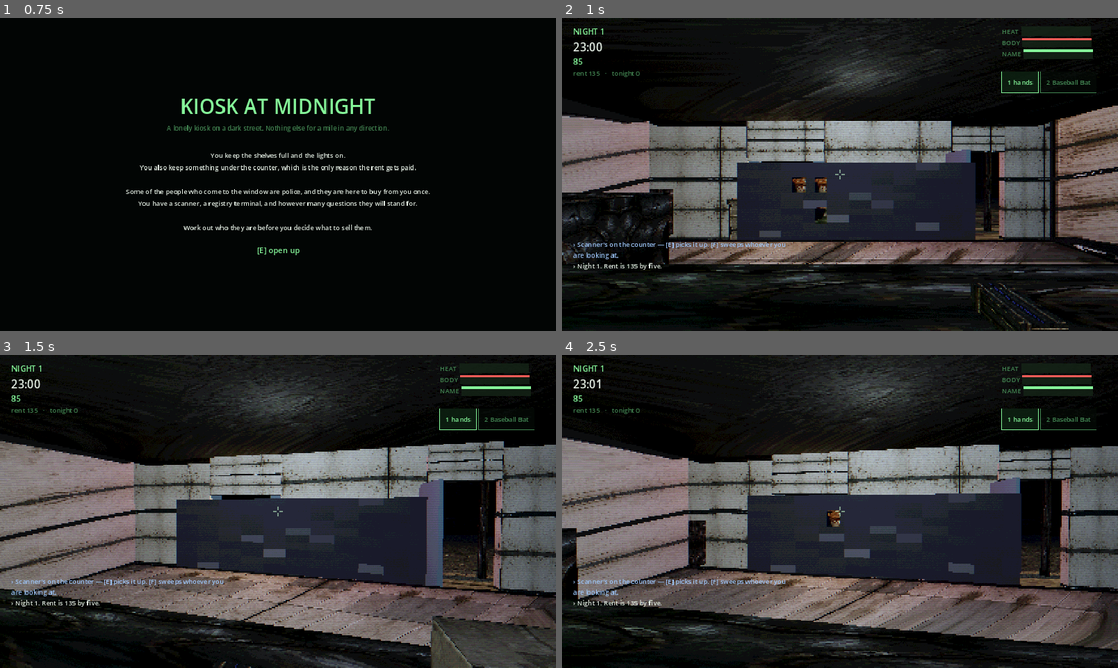
Above: before the commit, frames 1-4 (two rows, left to right).
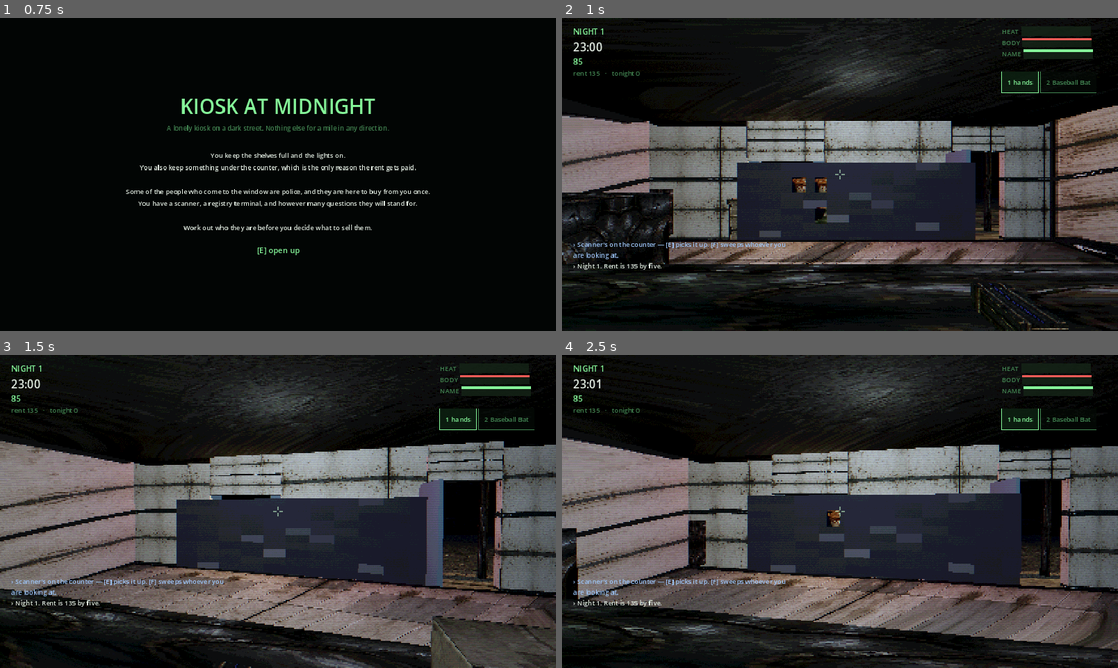
Above: after the commit, the same moments.

Repository: deeal87/Steam-game1
Game: Godot game, scene res://scenes/Boot.tscn
The game is run twice, just before and just after one commit, with the same random seed, the same clock (stepped at 60 frames per second) and the same inputs.
Inputs (mouse positions are in pixels of both pictures, inside the frame that each line leads up to):
- Up to frame 1 (0.75 s): tap Enter at 0.5 s; move the mouse to (400, 158) at 0.52 s; hold D (move_right) from 0.53 s (still down); right-click (400, 158) at 0.6 s; click (400, 158) at 0.67 s
- Up to frame 2 (1 s): keep holding D (move_right); tap Space (jump) at 0.77 s
- Up to frame 3 (1.5 s): tap Space (jump) at 1.07 s; move the mouse to (250, 511) at 1.27 s; release D (move_right) at 1.28 s; hold W (move_forward) from 1.28 s (still down); tap Ctrl (crouch) at 1.35 s
- Up to frame 4 (2.5 s): keep holding W (move_forward); tap Space (jump) at 1.52, 1.82 s; move the mouse to (851, 505) at 2.02 s; press the mouse at (851, 505) at 2.03 s

Frame 1 is identical in both runs. In frame 2, 0.4% of the frame differs, in the area x 4-100%, y 50-89%; in frame 3, 0.4%; in frame 4, 0.4%.

Commit message:
Find the disappearing geometry, and get the police moving
The vanishing surfaces are the light budget, measured rather than guessed at
this time. tools/LightAudit.tscn walks head height across the shop, the
stockroom and the street and counts how many lights can reach each point:
twenty-six omni lights in the world, and nine of them reach one point in the
shop and another on the street. GL Compatibility hands each object eight and
silently drops the rest — and it re-picks that set every frame from the
camera, so which light gets dropped changes as you walk. Under vertex
lighting an object that loses its lights renders black, and black against a
black room is indistinguishable from not being drawn.

That is "things disappear depending how I run at them", "the front vanishes
from other angles", and very likely the dark frames at large windows that
have been in the README as unresolved since the rendering pass.

The budget is twelve now. Not thirty-two — that failed to compile on the
software driver used for verification here and turned every frame black,
which is in the history as a warning. Twelve clears the measured worst case
with room, and renders correctly: mean 46.3 against a normal 45.

The police stand still because the code told them to. A unit that lost
contact walked to the last place it knew about and then idled on that spot
indefinitely, and a cover man never moved at all — his job was the angle he
was holding, with no clause for the man never appearing. Nobody holds a
doorway for half a minute in a four-metre room. A cover man now gives it
seven seconds and joins the search, and a search that turns up nothing picks
somewhere else to look rather than standing on the empty spot. The test has
a squad closing from eleven metres to six instead of not moving.

The test I wrote for that failed to run and the suite called it a pass. It
died on a nonexistent method, which aborts the function on the spot without
raising anything, so no check ran and nothing counted. Third time this class
has bitten this project — the alt-tab checks, the translation coverage, now
this. Tests can register that they reached the end, and the report fails any
that did not.

Verified: smoke, balance and soak clean; all three platforms export.

Co-Authored-By: Claude Opus 5 <noreply@anthropic.com>
Claude-Session: https://claude.ai/code/session_01Y2H3cv3gXyithUA67HDMt6

Diff:
--- a/project.godot
+++ b/project.godot
@@ -61,6 +61,17 @@
 ; every texture in this game is generated at runtime and none is imported.
 textures/vram_compression/import_etc2_astc=true
 anti_aliasing/quality/msaa_3d=0
+; GL Compatibility hands each object a fixed number of the lights near it and
+; silently drops the rest, and it re-picks that set every frame from the camera.
+; Nine lights reach one point in the shop against a default budget of eight, so
+; something in view lost a light whenever you moved — and under vertex lighting
+; an object that loses its lights goes black, which against a black room is
+; indistinguishable from not being drawn.
+;
+; Twelve, not thirty-two. Thirty-two failed to compile on the software driver
+; used for verification here and turned every frame black, so this is set to the
+; smallest value that clears the measured worst case with room to spare.
+limits/opengl/max_lights_per_object=12
 environment/defaults/default_clear_color=Color(0.02, 0.02, 0.03, 1)
 
 [shader_globals]
--- a/scripts/actors/RaidUnit.gd
+++ b/scripts/actors/RaidUnit.gd
@@ -24,6 +24,9 @@
 enum Role { APPROACH, POINT, COVER }
 
 const ADVANCE_SPEED := 2.4
+## How long a cover man will hold his angle with no contact before he gives up
+## on it and joins the search.
+const COVER_PATIENCE := 7.0
 const BREACH_SPEED := 1.9
 ## A cover man does not walk into the room, so he needs to be able to hit across
 ## it. A point man is moving, so he should not.
@@ -44,6 +47,9 @@
 var _walk_phase: float = 0.0
 var _fire_timer: float = 1.4
 var _target: Vector3
+## How long this one has gone without seeing anybody, used to decide when
+## holding an angle has stopped being tactics and started being furniture.
+var _hold: float = 0.0
 var _spawn: Vector3
 var _muzzle: OmniLight3D
 
@@ -175,19 +181,29 @@
 					state = State.ENGAGING
 		State.SEARCHING:
 			if _sees_player():
+				_hold = 0.0
 				state = State.ENGAGING
 			else:
-				# A cover man does not go looking. His job is the angle he is
-				# already holding, and leaving it is how a doorway becomes free.
-				if role == Role.COVER:
+				_hold += delta
+				# A cover man holds his angle rather than going looking — leaving
+				# it is how a doorway becomes free. But he does not hold it
+				# forever. Nobody stands in a four-metre room for half a minute
+				# watching a door while the man they came for is behind the
+				# counter, and from the other side of that counter it reads as
+				# the police having switched off.
+				if role == Role.COVER and _hold < COVER_PATIENCE:
 					_idle(delta)
 					_face_dir(_watch_direction())
 					return
 				var goal := _search_goal()
 				_move_to(goal, BREACH_SPEED, delta)
 				if global_position.distance_to(goal) < 0.8:
-					# Nothing here. Hold and watch the room.
-					_idle(delta)
+					# Nothing here. Pick somewhere else rather than standing on
+					# the spot: an empty search goal used to mean idle forever,
+					# which is the whole of "they just stand there doing
+					# nothing". The room is small, so a few of these and they
+					# will have swept all of it.
+					_last_known = _sweep_point()
 
 	_muzzle.light_energy = maxf(0.0, _muzzle.light_energy - delta * 30.0)
 
@@ -302,6 +318,16 @@
 ## Fresher intel wins. A team where everybody converges on the newest sighting
 ## is a team you have to keep moving to escape, rather than one you can shake by
 ## stepping behind the counter once.
+## Somewhere else in the room worth looking. Deliberately loose — it is a sweep,
+## not a homing missile, and the error is what gives you room to move.
+func _sweep_point() -> Vector3:
+	if _player == null or not is_instance_valid(_player):
+		return _last_known
+	var spread := 2.2
+	return _player.global_position + Vector3(
+		randf_range(-spread, spread), 0.0, randf_range(-spread, spread))
+
+
 func _search_goal() -> Vector3:
 	if _squad != null and is_instance_valid(_squad) and _squad.has_method("shared_intel"):
 		var intel: Dictionary = _squad.shared_intel()
--- a/tests/SmokeTest.gd
+++ b/tests/SmokeTest.gd
@@ -8,6 +8,7 @@
 ## null reference or the renamed dictionary key that a pure logic test misses.
 
 var failures: Array[String] = []
+var _finished: Dictionary = {}
 var _world: World
 var _player: Player
 
@@ -56,11 +57,24 @@
 	await test_illicit_and_departure()
 	await test_violence()
 	await test_raid()
+	await test_raid_keeps_looking()
 	await test_world_is_sealed()
 	await test_panels()
 	await test_translation()
 	_report()
 	get_tree().quit(1 if not failures.is_empty() else 0)
+
+
+## Every test says it got to the end.
+##
+## A runtime error inside a test aborts that function on the spot. No exception
+## reaches the caller, no `_check` runs, and a suite that only counts failures
+## reports a clean run — which is exactly what happened to this file's first
+## raid test, and to the alt-tab checks before it, and to the translation
+## coverage before that. Recording the finish is the only thing that tells the
+## difference between "passed" and "never ran".
+func _done(name: String) -> void:
+	_finished[name] = true
 
 
 func _check(ok: bool, label: String) -> void:
@@ -2685,7 +2699,54 @@
 		% [holes, floor_probes])
 
 
+## A raid squad that cannot see you has to keep looking.
+##
+## Every unit that lost contact used to walk to the last place it knew about and
+## then stand on that spot indefinitely, and a cover man never moved at all. From
+## behind the counter that reads as the police arriving and switching off.
+func test_raid_keeps_looking() -> void:
+	print("\nA raid does not stand still:")
+	var unit := RaidUnit.new()
+	add_child(unit)
+	unit.setup(_player, Vector3(3.0, 0.0, 3.0), Vector3(3.0, 0.0, 3.0), 1)
+	unit.role = RaidUnit.Role.COVER
+	unit.state = RaidUnit.State.SEARCHING
+	# Somewhere it has already reached, so the old code would idle on it.
+	unit._last_known = unit.global_position
+
+	var started := unit.global_position
+	for i in 240:
+		unit._physics_process(0.05)
+	var moved := unit.global_position.distance_to(started)
+	_check(moved > 0.5, "a cover man stops holding his angle eventually (moved %.1fm)" % moved)
+	_check(unit._hold > 0.0, "and knows how long he has gone without contact")
+
+	# And a search goal that turns up nothing becomes a different search goal.
+	var point := RaidUnit.new()
+	add_child(point)
+	point.setup(_player, _player.global_position + Vector3(4.0, 0, 4.0),
+		_player.global_position + Vector3(4.0, 0, 4.0), 1)
+	point.role = RaidUnit.Role.POINT
+	point.state = RaidUnit.State.SEARCHING
+	point._last_known = point.global_position
+	var before := point.global_position.distance_to(_player.global_position)
+	for i in 240:
+		point._physics_process(0.05)
+	var after := point.global_position.distance_to(_player.global_position)
+	_check(after < before, "and a search that finds nothing moves on (%.1fm -> %.1fm)"
+		% [before, after])
+
+	unit.queue_free()
+	point.queue_free()
+	_done("raid_keeps_looking")
+
+
 func _report() -> void:
+	for name: String in ["raid_keeps_looking"]:
+		if not _finished.has(name):
+			failures.append("%s never reached its end — it died part way through, "
+				% name + "and a suite that counts only failures calls that a pass")
+			print("  FAIL  %s never finished" % name)
 	print("\n=== %s ===\n" % ("ALL CHECKS PASSED" if failures.is_empty() else "%d FAILED" % failures.size()))
 	for f in failures:
 		print("  · " + f)
--- /dev/null
+++ b/tools/LightAudit.gd
@@ -0,0 +1,75 @@
+extends Node
+## Counts how many lights can reach one point at a time.
+##
+##   godot --headless --path . tools/LightAudit.tscn
+##
+## GL Compatibility gives every object a fixed number of the lights near it and
+## silently drops the rest. Under vertex lighting an object that ends up with
+## none renders black, and black against a black room is indistinguishable from
+## not being drawn at all — which is what "things disappear depending how I walk
+## up to them" looks like from the inside.
+##
+## Which lights an object gets is decided per frame from the camera, so the set
+## changes as you move. That is the "and come back" half.
+
+const BUDGET := 8
+
+
+func _ready() -> void:
+	Log.mute(true)
+	var world := World.new()
+	add_child(world)
+	await get_tree().process_frame
+
+	var lights: Array[Light3D] = []
+	_collect(world, lights)
+	var omnis := 0
+	for l in lights:
+		if l is OmniLight3D:
+			omnis += 1
+	print("\nlights in the world: %d omni, %d total" % [omnis, lights.size()])
+
+	# Sample head height across the shop, the stockroom and the street.
+	var worst := 0
+	var worst_at := Vector3.ZERO
+	var over := 0
+	var samples := 0
+	for zone: Array in [
+			["the shop", -6.0, 6.0, -4.0, 3.0],
+			["the stockroom", 4.0, 12.0, 2.0, 9.0],
+			["the street", -30.0, 20.0, -12.0, 6.0]]:
+		var zone_worst := 0
+		var x: float = zone[1]
+		while x <= float(zone[2]):
+			var z: float = zone[3]
+			while z <= float(zone[4]):
+				var p := Vector3(x, 1.5, z)
+				var n := 0
+				for l in lights:
+					var o := l as OmniLight3D
+					if o == null:
+						continue
+					if o.global_position.distance_to(p) <= o.omni_range:
+						n += 1
+				samples += 1
+				if n > BUDGET:
+					over += 1
+				zone_worst = maxi(zone_worst, n)
+				if n > worst:
+					worst = n
+					worst_at = p
+				z += 1.0
+			x += 1.0
+		print("  %-14s worst %d lights on one point" % [zone[0], zone_worst])
+
+	print("\nbudget is %d per object" % BUDGET)
+	print("worst anywhere: %d at %.0f,%.0f,%.0f" % [worst, worst_at.x, worst_at.y, worst_at.z])
+	print("points over budget: %d of %d\n" % [over, samples])
+	get_tree().quit(0)
+
+
+func _collect(n: Node, out: Array) -> void:
+	if n is Light3D:
+		out.append(n)
+	for c in n.get_children():
+		_collect(c, out)
--- /dev/null
+++ b/tools/LightAudit.tscn
@@ -0,0 +1,6 @@
+[gd_scene load_steps=2 format=3 uid="uid://bkiosk0light01"]
+
+[ext_resource type="Script" path="res://tools/LightAudit.gd" id="1_la"]
+
+[node name="LightAudit" type="Node"]
+script = ExtResource("1_la")
